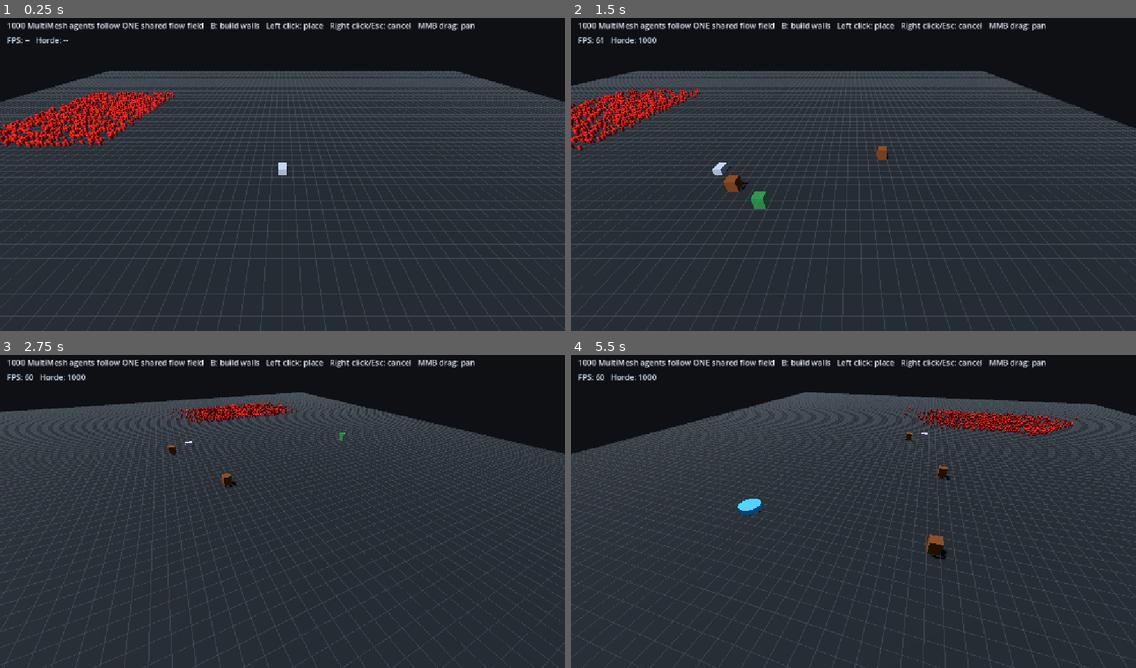
Above: before the commit, frames 1-4 (two rows, left to right).
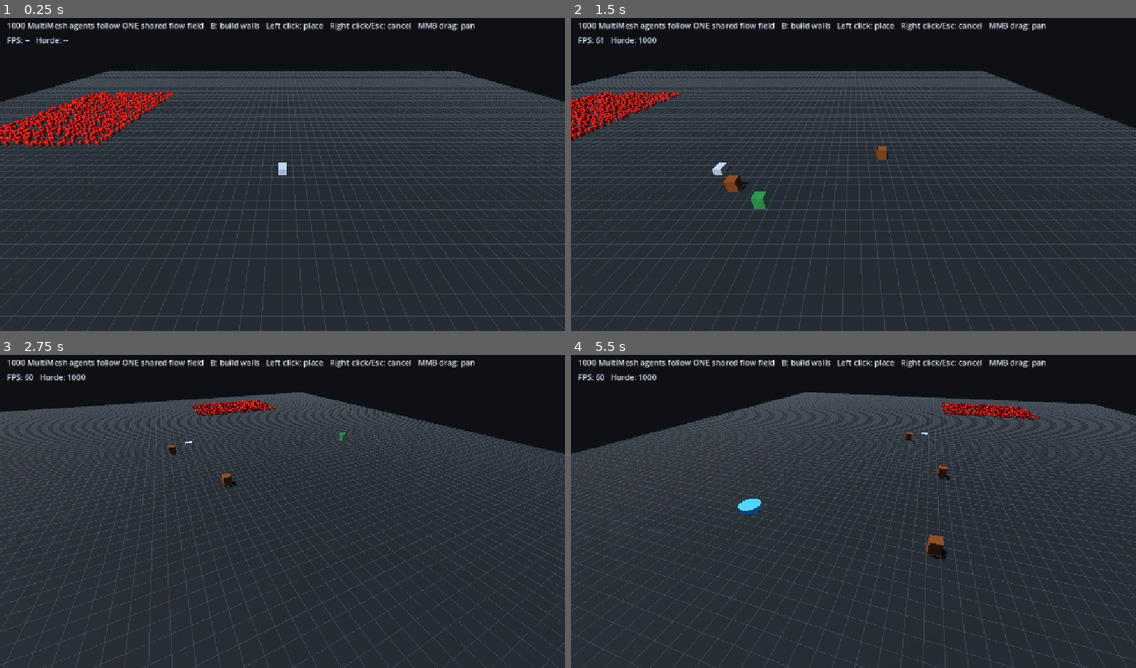
Above: after the commit, the same moments.

Repository: CaptainTiki/HordeLab
Game: Godot game, scene res://scenes/main.tscn
Two runs of this game, one before a commit and one after it. Both use one fixed random seed, a clock stepped at 60 frames per second and the inputs below.
Inputs (mouse positions are in pixels of both pictures, inside the frame that each line leads up to):
- Up to frame 1 (0.25 s): no input
- Up to frame 2 (1.5 s): tap Enter at 0.5 s; move the mouse to (977, 155) at 0.52 s; hold D 0.53-1.25 s; tap B at 0.6 s; click (977, 155) at 0.67 s; drag from (740, 187) to (825, 237) at 1.27 s
- Up to frame 3 (2.75 s): move the mouse to (339, 439) at 2.02 s; hold D from 2.03 s (still down); hold Q from 2.03 s (still down)
- Up to frame 4 (5.5 s): release D at 2.75 s; release Q at 2.75 s; drag from (825, 574) to (684, 461) at 2.77 s; move the mouse to (1023, 558) at 3.52 s; hold A 3.53-4.25 s; tap B at 3.6 s; drag from (684, 461) to (768, 430) at 4.27 s; move the mouse to (881, 508) at 5.02 s; hold S from 5.03 s (still down); hold Q from 5.03 s (still down); click (881, 508) at 5.17 s

The runs differ from the first frame. In frame 1, 2.3% of the frame differs, in the area x 0-31%, y 23-42%; in frame 2, 1.8%; in frame 3, 0.7%; in frame 4, 1.4%.

Commit message:
Stabilize and optimize density-aware horde steering

Diff:
--- a/scripts/horde_simulation.gd
+++ b/scripts/horde_simulation.gd
@@ -1,5 +1,7 @@
 extends Node3D
 class_name HordeSimulation
+
+const INVALID_CELL: Vector2i = Vector2i(-1, -1)
 
 @export var grid_path: NodePath
 @export var flow_field_path: NodePath
@@ -12,13 +14,18 @@
 @export var density_weight: int = 7
 @export var path_weight: int = 12
 @export var lane_offset_fraction: float = 0.28
+@export var density_update_interval: float = 0.10
+@export var target_arrival_distance: float = 0.08
 
 @onready var grid: BattlefieldGrid = get_node(grid_path) as BattlefieldGrid
 @onready var flow_field: FlowField = get_node(flow_field_path) as FlowField
 
 var positions: Array[Vector3] = []
 var lane_offsets: Array[Vector2] = []
+var target_cells: Array[Vector2i] = []
 var density: PackedInt32Array = PackedInt32Array()
+var reservations: PackedInt32Array = PackedInt32Array()
+var density_timer: float = 0.0
 var multimesh_instance: MultiMeshInstance3D
 var multimesh: MultiMesh
 var rng: RandomNumberGenerator = RandomNumberGenerator.new()
@@ -28,31 +35,47 @@
 	if not grid.is_node_ready():
 		await grid.ready
 	density.resize(grid.cells_x * grid.cells_z)
+	reservations.resize(grid.cells_x * grid.cells_z)
 	_build_renderer()
 	_spawn_agents()
+	_rebuild_density()
 	_upload_all_transforms()
 
 func _process(delta: float) -> void:
-	_rebuild_density()
+	density_timer += delta
+	if density_timer >= density_update_interval:
+		density_timer = fmod(density_timer, density_update_interval)
+		_rebuild_density()
+
 	var max_step: float = move_speed * delta
-
 	for index: int in range(positions.size()):
 		var position: Vector3 = positions[index]
 		var current_cell: Vector2i = grid.world_to_cell(position)
-		if current_cell != flow_field.goal_cell:
-			var next_cell: Vector2i = _choose_next_cell(index, current_cell)
-			if next_cell != current_cell:
-				var target: Vector3 = grid.cell_to_world(next_cell)
-				var lane_offset: Vector2 = lane_offsets[index]
-				target.x += lane_offset.x
-				target.z += lane_offset.y
-				target.y = position.y
-				var offset: Vector3 = target - position
-				var distance: float = offset.length()
-				if distance > 0.001:
-					var step: float = minf(max_step, distance)
-					position += offset / distance * step
-					positions[index] = position
+		if current_cell == flow_field.goal_cell:
+			multimesh.set_instance_transform(index, Transform3D(Basis.IDENTITY, position))
+			continue
+
+		var target_cell: Vector2i = target_cells[index]
+		if target_cell == INVALID_CELL or not flow_field.can_traverse(current_cell, target_cell):
+			target_cell = _choose_next_cell(index, current_cell)
+			target_cells[index] = target_cell
+
+		if target_cell != current_cell:
+			var target: Vector3 = grid.cell_to_world(target_cell)
+			var lane_offset: Vector2 = lane_offsets[index]
+			target.x += lane_offset.x
+			target.z += lane_offset.y
+			target.y = position.y
+			var offset: Vector3 = target - position
+			var distance: float = offset.length()
+			if distance <= target_arrival_distance:
+				position = target
+				target_cells[index] = INVALID_CELL
+			elif distance > 0.001:
+				var step: float = minf(max_step, distance)
+				position += offset / distance * step
+			positions[index] = position
+
 		multimesh.set_instance_transform(index, Transform3D(Basis.IDENTITY, position))
 
 func _choose_next_cell(agent_index: int, current_cell: Vector2i) -> Vector2i:
@@ -71,17 +94,21 @@
 		if neighbor_cost >= current_cost:
 			continue
 
-		var occupancy: int = density[_cell_index(neighbor)]
+		var neighbor_index: int = _cell_index(neighbor)
+		var occupancy: int = density[neighbor_index] + reservations[neighbor_index]
 		var tie_break: int = _stable_jitter(agent_index, neighbor)
 		var score: int = neighbor_cost * path_weight + occupancy * density_weight + tie_break
 		if score < best_score:
 			best_score = score
 			best_cell = neighbor
 
+	if best_cell != current_cell:
+		reservations[_cell_index(best_cell)] += 1
 	return best_cell
 
 func _rebuild_density() -> void:
 	density.fill(0)
+	reservations.fill(0)
 	for position: Vector3 in positions:
 		var cell: Vector2i = grid.world_to_cell(position)
 		if grid.is_valid_cell(cell):
@@ -122,8 +149,10 @@
 func _spawn_agents() -> void:
 	positions.clear()
 	lane_offsets.clear()
+	target_cells.clear()
 	positions.resize(maxi(agent_count, 0))
 	lane_offsets.resize(maxi(agent_count, 0))
+	target_cells.resize(maxi(agent_count, 0))
 	var lane_extent: float = grid.cell_size * lane_offset_fraction
 
 	for index: int in range(positions.size()):
@@ -134,6 +163,7 @@
 		if not grid.is_valid_cell(cell) or grid.is_blocked(cell):
 			position = spawn_center
 		positions[index] = position
+		target_cells[index] = INVALID_CELL
 		lane_offsets[index] = Vector2(
 			rng.randf_range(-lane_extent, lane_extent),
 			rng.randf_range(-lane_extent, lane_extent)
